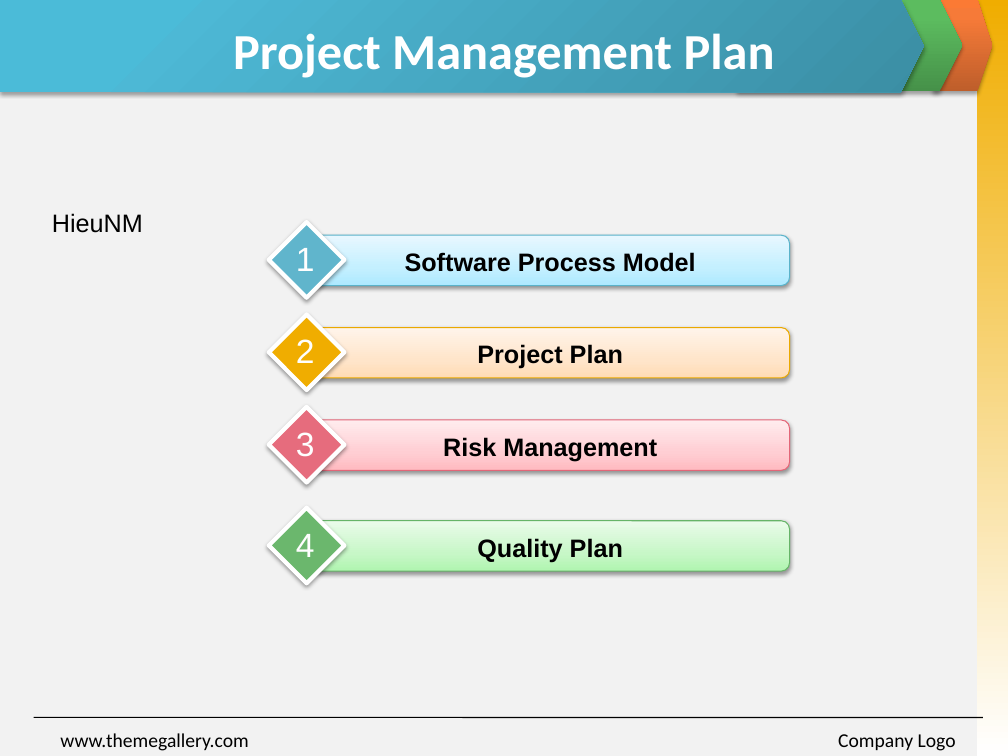
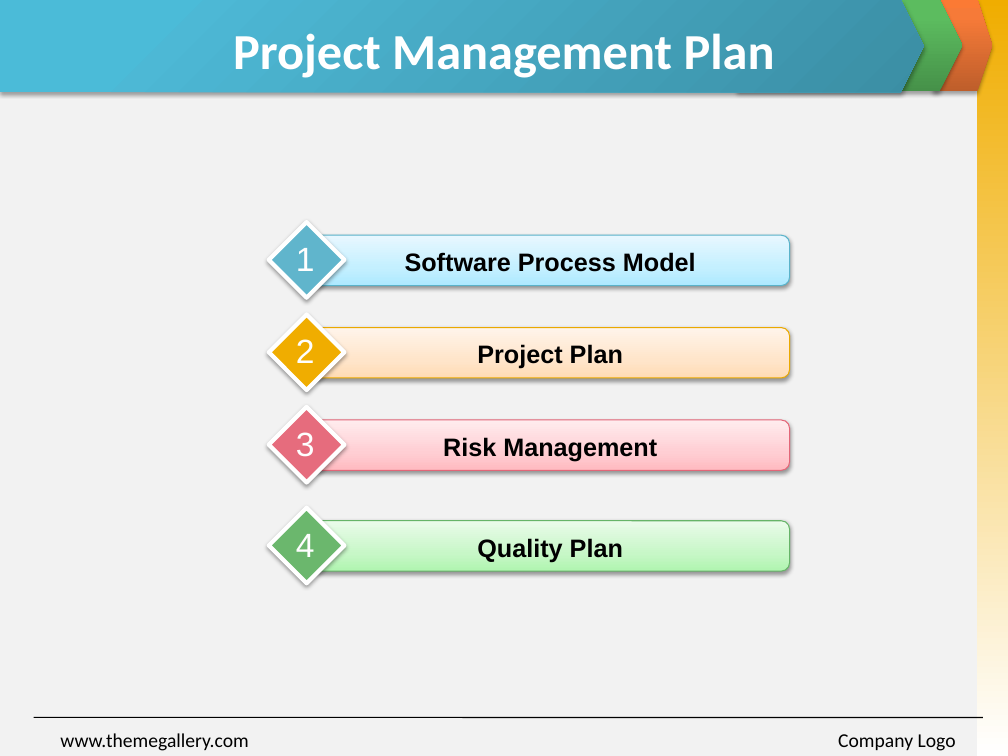
Before and after one commit to skyview059/e-learning-website, a slide deck: slide 12 of Document/Final report/Slide Present E-Learning.pptx (slide 8 before the commit). Drawn at 1008x756 pixels with LibreOffice and Linux fonts; fonts in the diff are those of the drawing. Boxes give left, top, right and bottom in pixels: in the first picture for what was removed or moved away, otherwise in the second. Text is boxed around its words. In the diff, an @@ line names an element or a change of style, - is before the commit and + after.

```diff
--- a/Document/Final report/Slide Present E-Learning.pptx
+++ b/Document/Final report/Slide Present E-Learning.pptx
@@ text removed at (52, 213, 143, 233) @@
-HieuNM
```
Also in this commit, not shown: 3 other slides changed, 7 slides added, 3 slides removed.
